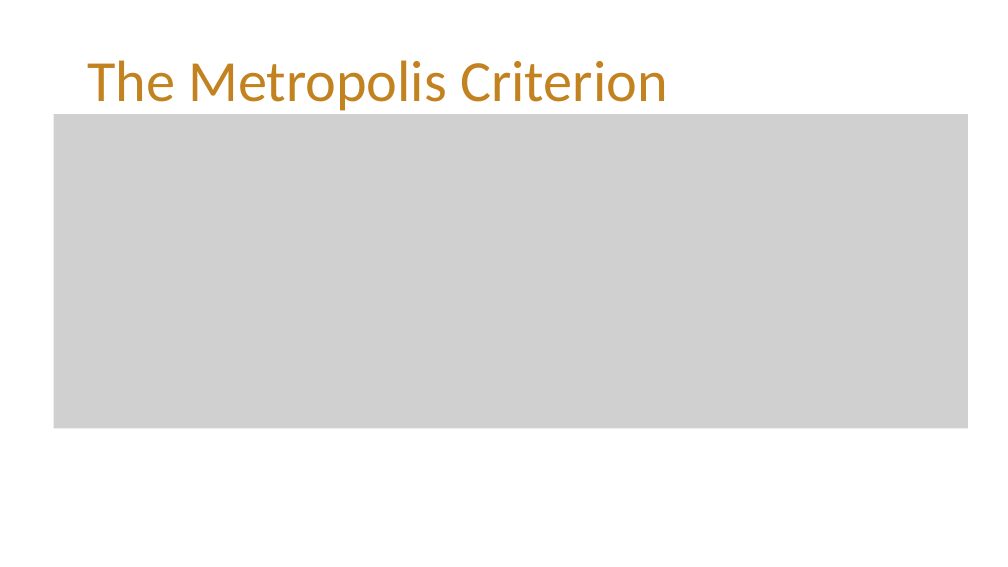
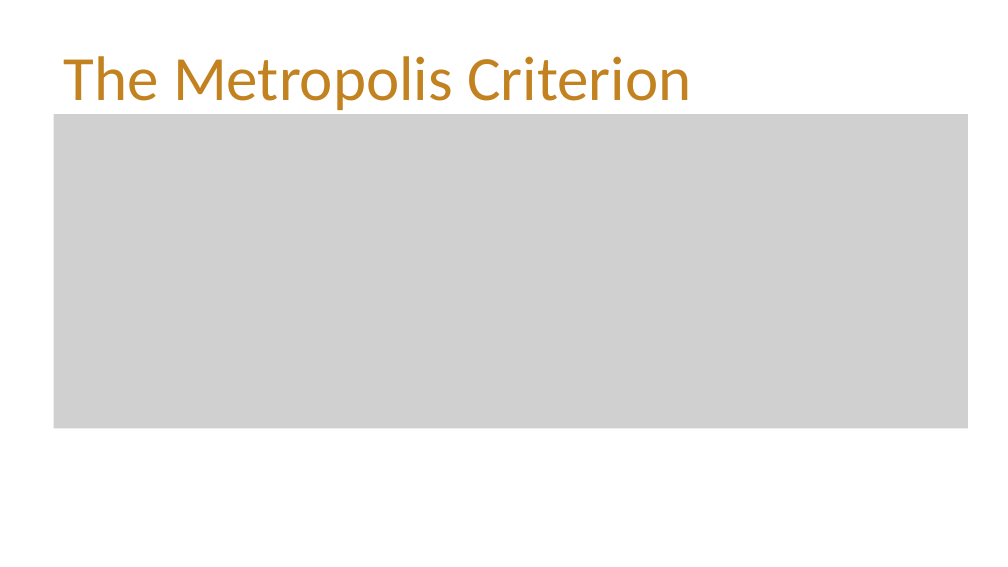
Before and after one commit to msse-chem-280-2024/msse-chem-280-2024.github.io, a slide deck: slide 11 of _files/mc-lj-part2.pptx (slide 10 before the commit). Drawn at 1008x567 pixels with LibreOffice and Linux fonts; fonts in the diff are those of the drawing; grey boxes stand for pictures; background and template pictures are left out. Boxes give left, top, right and bottom in pixels: in the first picture for what was removed or moved away, otherwise in the second. Text is boxed around its words. In the diff, an @@ line names an element or a change of style, - is before the commit and + after.

```diff
--- a/_files/mc-lj-part2.pptx
+++ b/_files/mc-lj-part2.pptx
@@ text "The Metropolis Criterion" at bbox=[64, 56, 691, 116]: size 55.5 to 60 pt @@
```
Also in this commit, not shown: 1 slide added, 9 other files.
